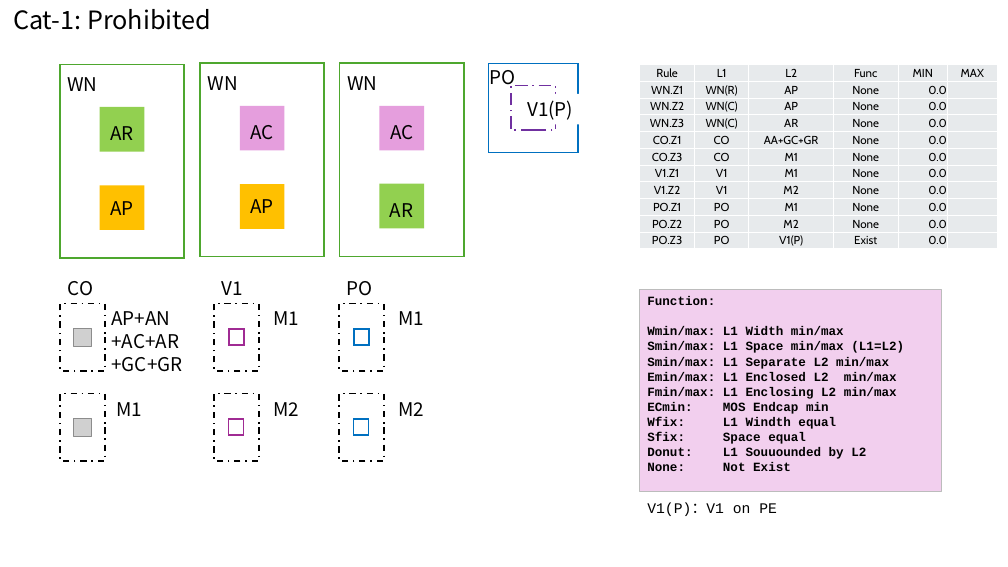
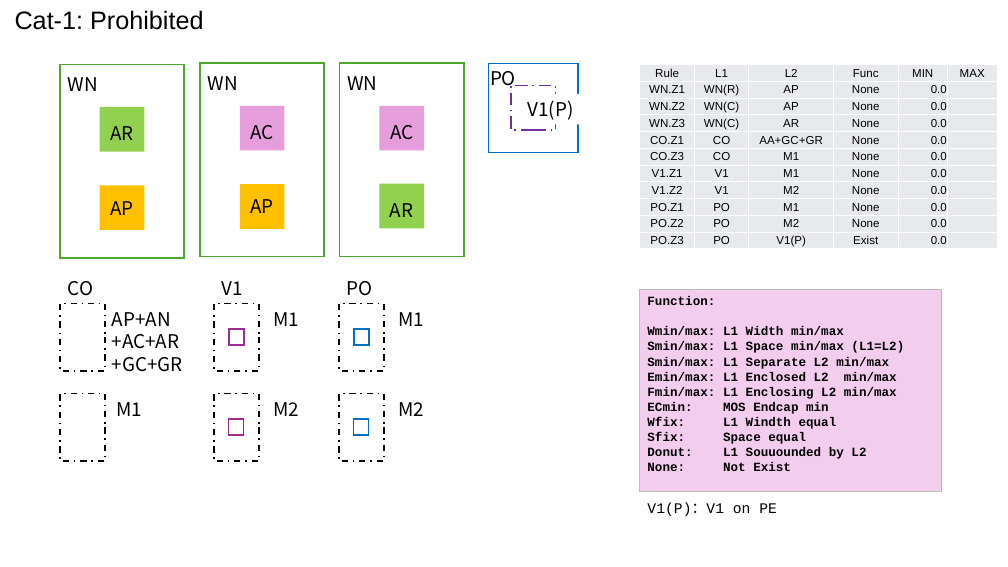
Before and after one commit to d-m-bailey/TR-1um, a slide deck: slide 3 of Document/TR-1um_DRC_summary.pptx. Drawn at 1008x567 pixels with LibreOffice and Linux fonts; fonts in the diff are those of the drawing; grey boxes stand for pictures. Boxes give left, top, right and bottom in pixels: in the first picture for what was removed or moved away, otherwise in the second. Text is boxed around its words. In the diff, an @@ line names an element or a change of style, - is before the commit and + after.

```diff
--- a/Document/TR-1um_DRC_summary.pptx
+++ b/Document/TR-1um_DRC_summary.pptx
@@ text "Cat-1: Prohibited" at bbox=[15, 10, 203, 30]: font Noto Sans CJK JP to Arial @@
@@ table at bbox=[640, 64, 996, 312] @@
@@ fill #E8EAED to #E7E9EC in 66 cells @@
@@ font Cabin to Arial @@
@@ rectangle "Function: Wmin/max: L1 Width min/max" at bbox=[640, 290, 941, 492]: fill #F2CFEE to #F2CDED; outline #BDBDBD 0.75 pt to #BABABA 0.75 pt @@
@@ picture removed at bbox=[73, 328, 91, 346] @@
@@ rectangle added at bbox=[73, 328, 91, 346], fill #FFFFFF @@
@@ picture removed at bbox=[73, 418, 91, 436] @@
@@ rectangle added at bbox=[73, 418, 91, 436], fill #FFFFFF @@
```
Also in this commit, not shown: 13 other slides changed, 7 other files.
